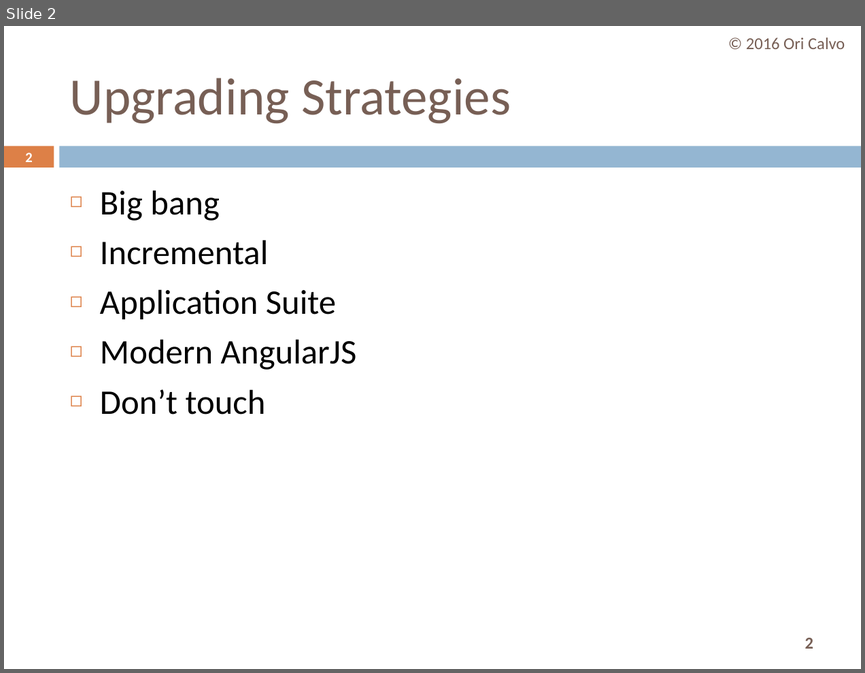
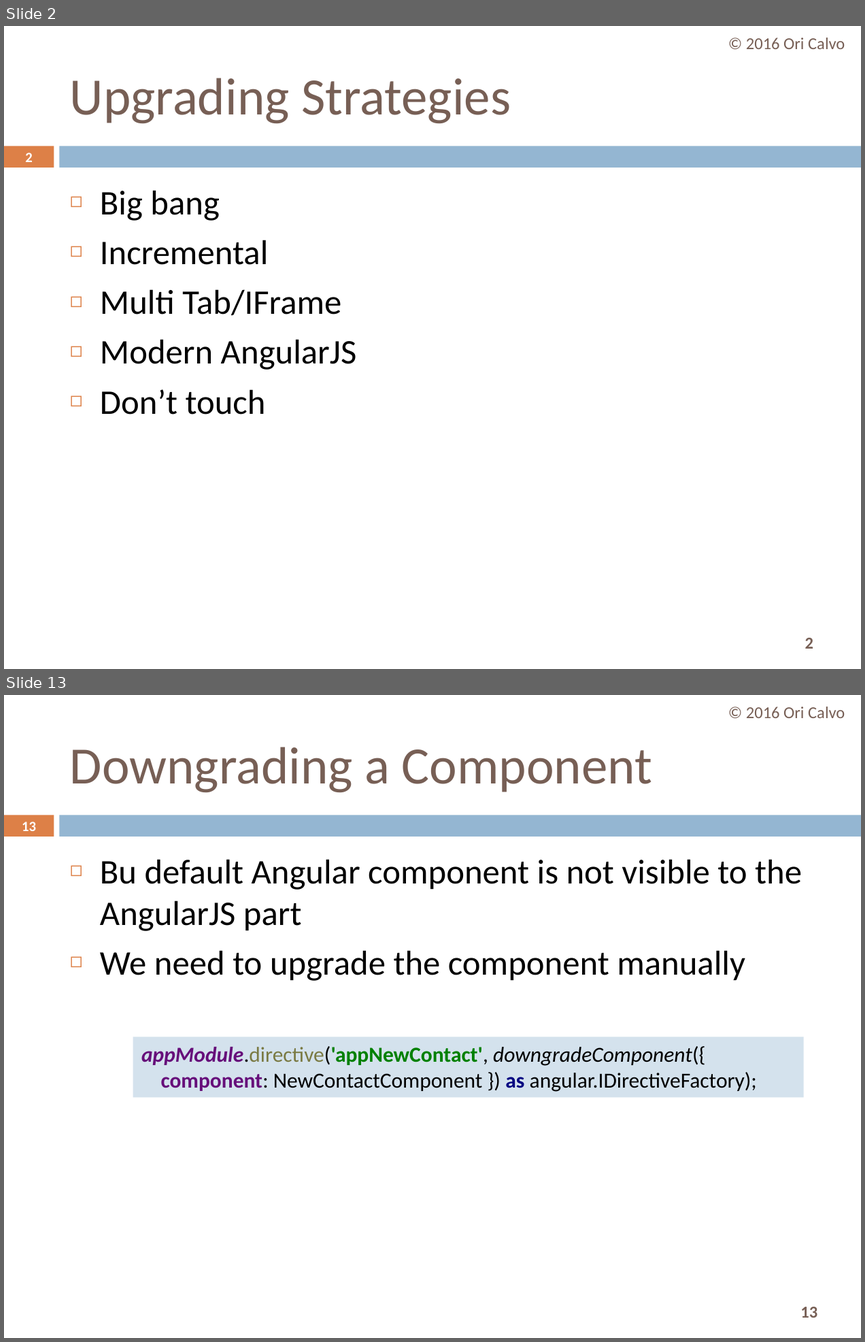
Before and after one commit to oricalvo/course-amdocs-angular, a slide deck: PPTs/11 NG Upgrade.pptx. Shown one above the other, each under a label of ours: slide 2 before the commit, slides 2 and 13 after it; the slides between them are not shown. The pictures are 865x673 and 865x1342 pixels, drawn with LibreOffice and Linux fonts; fonts in the diff are those of the drawing. Boxes give left, top, right and bottom in pixels: in the first picture for what was removed or moved away, otherwise in the second. Text is boxed around its words. In the diff, an @@ line names an element or a change of style, - is before the commit and + after.

```diff
--- a/PPTs/11 NG Upgrade.pptx
+++ b/PPTs/11 NG Upgrade.pptx
@@ slide 13 added at bbox=[4, 695, 861, 1338], background #FFFFFF; not listed: 3 template elements that a slide beside it also shows @@
@@ text added at bbox=[746, 707, 844, 718], 14 pt, text #775F55 @@
+© 2016 Ori Calvo
@@ title added at bbox=[70, 747, 652, 792], 44 pt, text #775F55 @@
+Downgrading a Component
@@ page number added at bbox=[22, 821, 36, 831], 11.9 pt, text #FFFFFF, bold @@
+13
@@ text added at bbox=[100, 859, 802, 981], 29 pt, text #000000 @@
+◻ Bu default Angular component is not visible to the AngularJS part
+◻ We need to upgrade the component manually
@@ rectangle added at bbox=[133, 1037, 804, 1098], fill #D4E2ED, 18 pt, text #000000 @@
+appModule.directive('appNewContact', downgradeComponent({
+component: NewContactComponent }) as angular.IDirectiveFactory);
@@ slide 2 changed as well @@
@@ text at bbox=[100, 289, 341, 315]: text changed @@
-◻ Application Suite
+◻ Multi Tab/IFrame
```
Also in this commit, not shown: 3 other slides changed, 15 other slides added, 1 other file.
